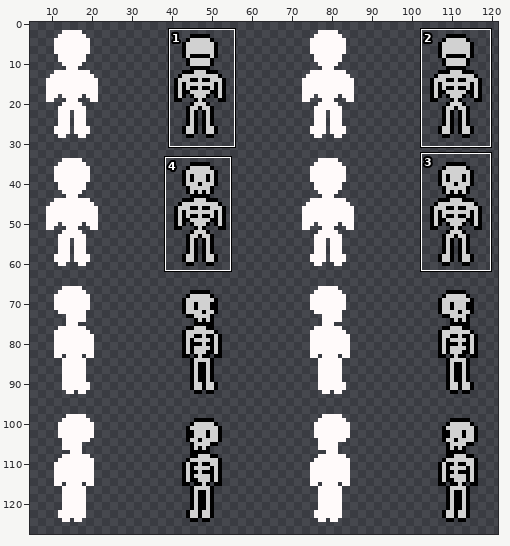
Two versions of one sprite sheet, spritesheets/skeleton/skeleton_hurt.png. The picture above shows the old version from afar; the outline marks the close-up.
Close-up. Old version:
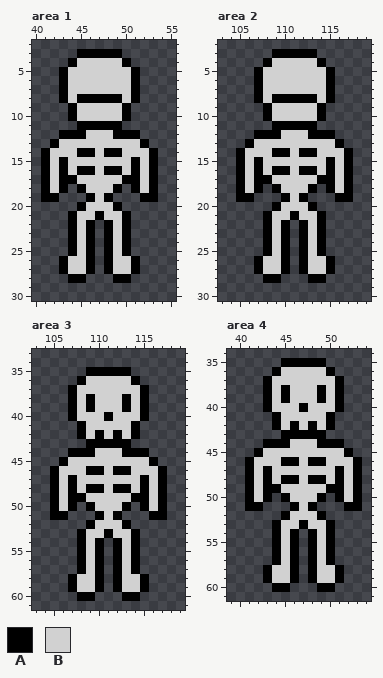
The file is 128x128 pixels. Colours within 5 levels of each other are drawn and written as one. Shown: area 1: x 40..55, y 2..30; area 2: x 103..119, y 2..30; area 3: x 103..119, y 33..61; area 4: x 39..54, y 34..61. The wide view leaves out empty margins. The commit also changed other parts of the picture, which this record leaves out.
Palette (. is transparent): A #000000  B #d1d1d1
Pixels before, area 1, first column x 41:
 3 ....AAAAA....
 4 ...ABBBBBA...
 5 ..ABBBBBBBA..
 6 ..ABBBBBBBA..
 7 ..ABBBBBBBA..
 8 ..ABAAAAABA..
 9 ...ABBBBBA...
10 ...ABBBBBA...
11 ....AAAAA....
12 ..AAABBBAAA..
13 .ABBBBBBBBBA.
14 ABBBAABAABBBA
15 ABABBBBBBBABA
16 ABABAABAABABA
17 ABAABBBBBAABA
18 ABA.ABBBA.ABA
19 AA...ABA...AA
20 ....ABBBA....
21 ...ABBABBA...
22 ...ABA.ABA...
23 ...ABA.ABA...
24 ...ABA.ABA...
25 ...ABA.ABA...
26 ..ABBA.ABBA..
27 ..ABBA.ABBA..
28 ...AA...AA...
Pixels before, area 2, first column x 105:
 3 ....AAAAA....
 4 ...ABBBBBA...
 5 ..ABBBBBBBA..
 6 ..ABBBBBBBA..
 7 ..ABBBBBBBA..
 8 ..ABAAAAABA..
 9 ...ABBBBBA...
10 ...ABBBBBA...
11 ....AAAAA....
12 ..AAABBBAAA..
13 .ABBBBBBBBBA.
14 ABBBAABAABBBA
15 ABABBBBBBBABA
16 ABABAABAABABA
17 ABAABBBBBAABA
18 ABA.ABBBA.ABA
19 AA...ABA...AA
20 ....ABBBA....
21 ...ABBABBA...
22 ...ABA.ABA...
23 ...ABA.ABA...
24 ...ABA.ABA...
25 ...ABA.ABA...
26 ..ABBA.ABBA..
27 ..ABBA.ABBA..
28 ...AA...AA...
Pixels before, area 3, first column x 105:
35 ....AAAAA....
36 ...ABBBBBA...
37 ..ABBBBBBBA..
38 ..ABABBBABA..
39 ..ABABBBABA..
40 ..ABBBABBBA..
41 ...ABBBBBA...
42 ...ABABABA...
43 ....AAAAA....
44 ..AAABBBAAA..
45 .ABBBBBBBBBA.
46 ABBBAABAABBBA
47 ABABBBBBBBABA
48 ABABAABAABABA
49 ABAABBBBBAABA
50 ABA.ABBBA.ABA
51 AA...ABA...AA
52 ....ABBBA....
53 ...ABBABBA...
54 ...ABA.ABA...
55 ...ABA.ABA...
56 ...ABA.ABA...
57 ...ABA.ABA...
58 ..ABBA.ABBA..
59 ..ABBA.ABBA..
60 ...AA...AA...
Pixels before, area 4, first column x 41:
35 ....AAAAA....
36 ...ABBBBBA...
37 ..ABBBBBBBA..
38 ..ABABBBABA..
39 ..ABABBBABA..
40 ..ABBBABBBA..
41 ...ABBBBBA...
42 ...ABABABA...
43 ....AAAAA....
44 ..AAABBBAAA..
45 .ABBBBBBBBBA.
46 ABBBAABAABBBA
47 ABABBBBBBBABA
48 ABABAABAABABA
49 ABAABBBBBAABA
50 ABA.ABBBA.ABA
51 AA...ABA...AA
52 ....ABBBA....
53 ...ABBABBA...
54 ...ABA.ABA...
55 ...ABA.ABA...
56 ...ABA.ABA...
57 ...ABA.ABA...
58 ..ABBA.ABBA..
59 ..ABBA.ABBA..
60 ...AA...AA...
The same view after the edit:
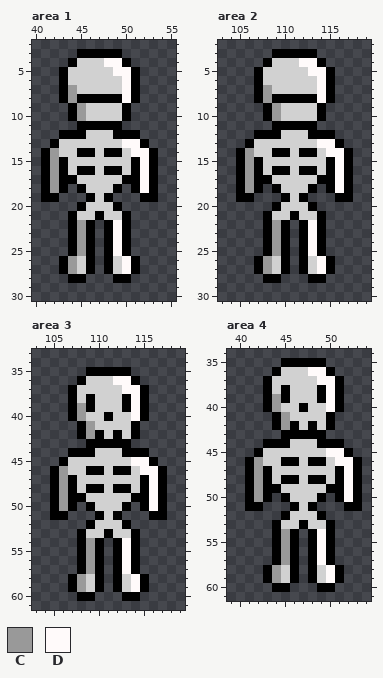
Colours new in this view: C #999999  D #fffafa
Changes in this commit:
Changed rows in their new state; - is an unchanged pixel.
Area 1:
first column x 42:
 4 ------DD---
 5 -------DD--
 6 --------D--
 7 --C-----D--
 8 --C-----D--
 9 ---C-------
10 ---C-------
13 --------DD-
14 C--------DD
15 C---------D
16 C---------D
17 C---------D
18 C---------D
first column x 44:
22 -C---D-
23 -C---D-
24 -C---D-
25 -C---D-
26 C-----D
27 C-----D
Area 2:
first column x 106:
 4 ------DD---
 5 -------DD--
 6 --------D--
 7 --C-----D--
 8 --C-----D--
 9 ---C-------
10 ---C-------
13 --------DD-
14 C--------DD
15 C---------D
16 C---------D
17 C---------D
18 C---------D
first column x 108:
22 -C---D-
23 -C---D-
24 -C---D-
25 -C---D-
26 C-----D
27 C-----D
Area 3:
first column x 106:
36 ------DD---
37 -------DD--
38 --------D--
39 --C-----D--
40 --C-----D--
41 ---C-------
42 ---C-------
45 --------DD-
46 C--------DD
47 C---------D
48 C---------D
49 C---------D
50 C---------D
first column x 108:
54 -C---D-
55 -C---D-
56 -C---D-
57 -C---D-
58 C-----D
59 C-----D
Area 4:
first column x 42:
36 ------DD---
37 -------DD--
38 --------D--
39 --C-----D--
40 --C-----D--
41 ---C-------
42 ---C-------
45 --------DD-
46 C--------DD
47 C---------D
48 C---------D
49 C---------D
50 C---------D
first column x 44:
54 -C---D-
55 -C---D-
56 -C---D-
57 -C---D-
58 C-----D
59 C-----D
Boxes around the changes in both close-ups, in picture pixels (x1, y1, x2, y2):
changed: (50, 58, 149, 274)
changed: (245, 58, 344, 274)
changed: (59, 376, 158, 511)
changed: (77, 538, 140, 592)
changed: (254, 367, 353, 583)
